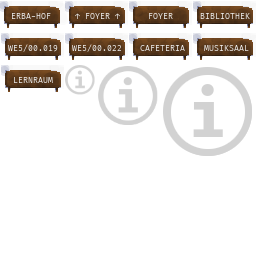
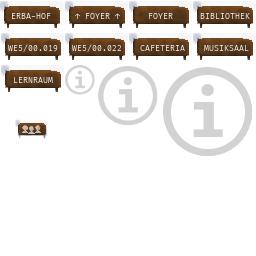
Layer changes from the first 256px x 256px image to the second:
added group "talking-room-top" with 7 layers above "talking-room-base" over [15, 119, 49, 139]
added layer "speaker-symbol" (66%) in group "talking-room-top" over [22, 125, 41, 134]
added group "Ebenengruppe" with 4 layers in group "talking-room-top" over [15, 119, 49, 139]
added layer "shield-highlight #10" (color dodge, 26%) in group "Ebenengruppe" over [16, 119, 49, 137]
added layer "shield-shadow-Kopie #10" (multiply, 81%) in group "Ebenengruppe" over [15, 119, 47, 136]
added layer "shield-shadow #10" (multiply) in group "Ebenengruppe" over [17, 122, 47, 139]
added layer "shield-foundation #10" in group "Ebenengruppe" over [17, 122, 47, 139]
